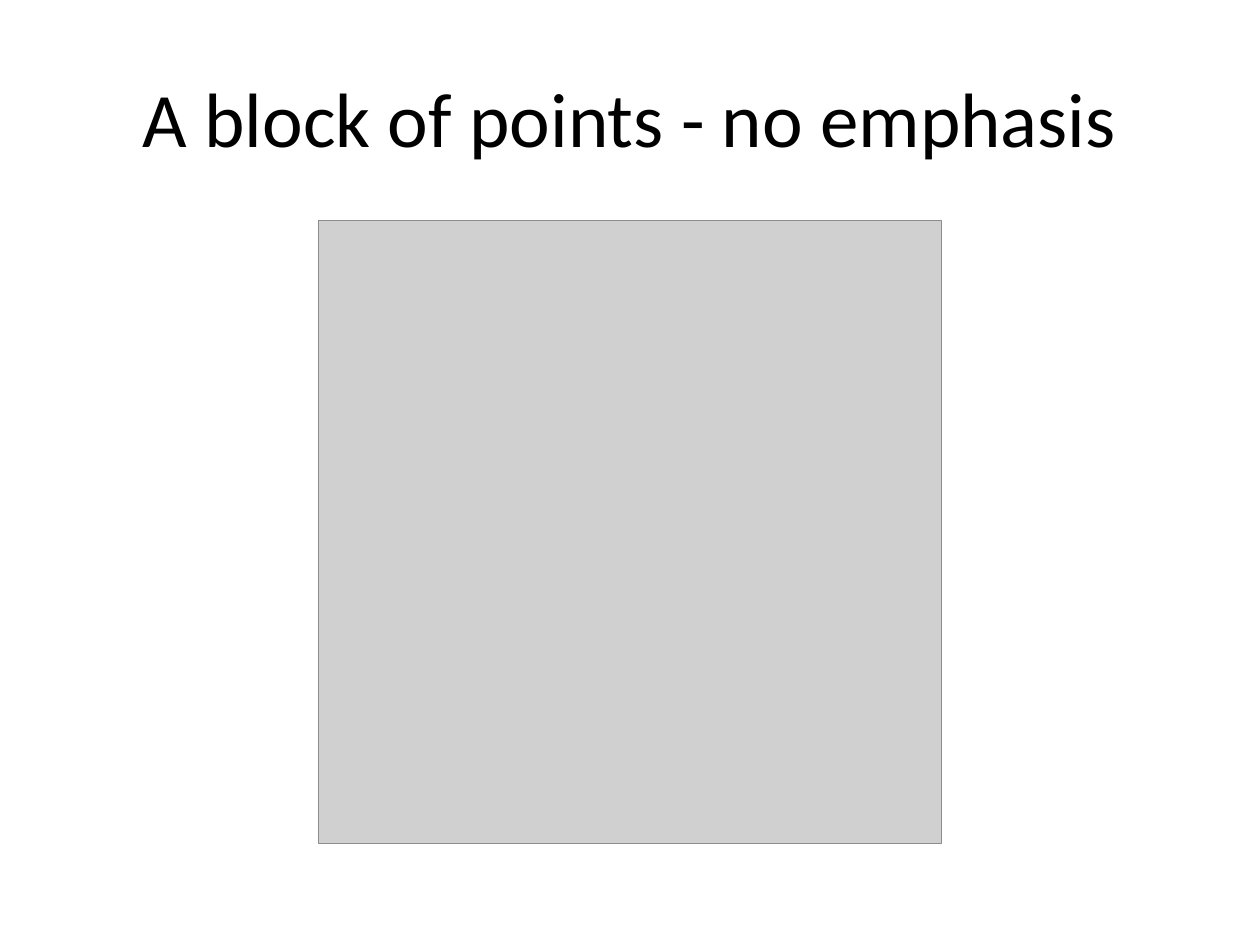
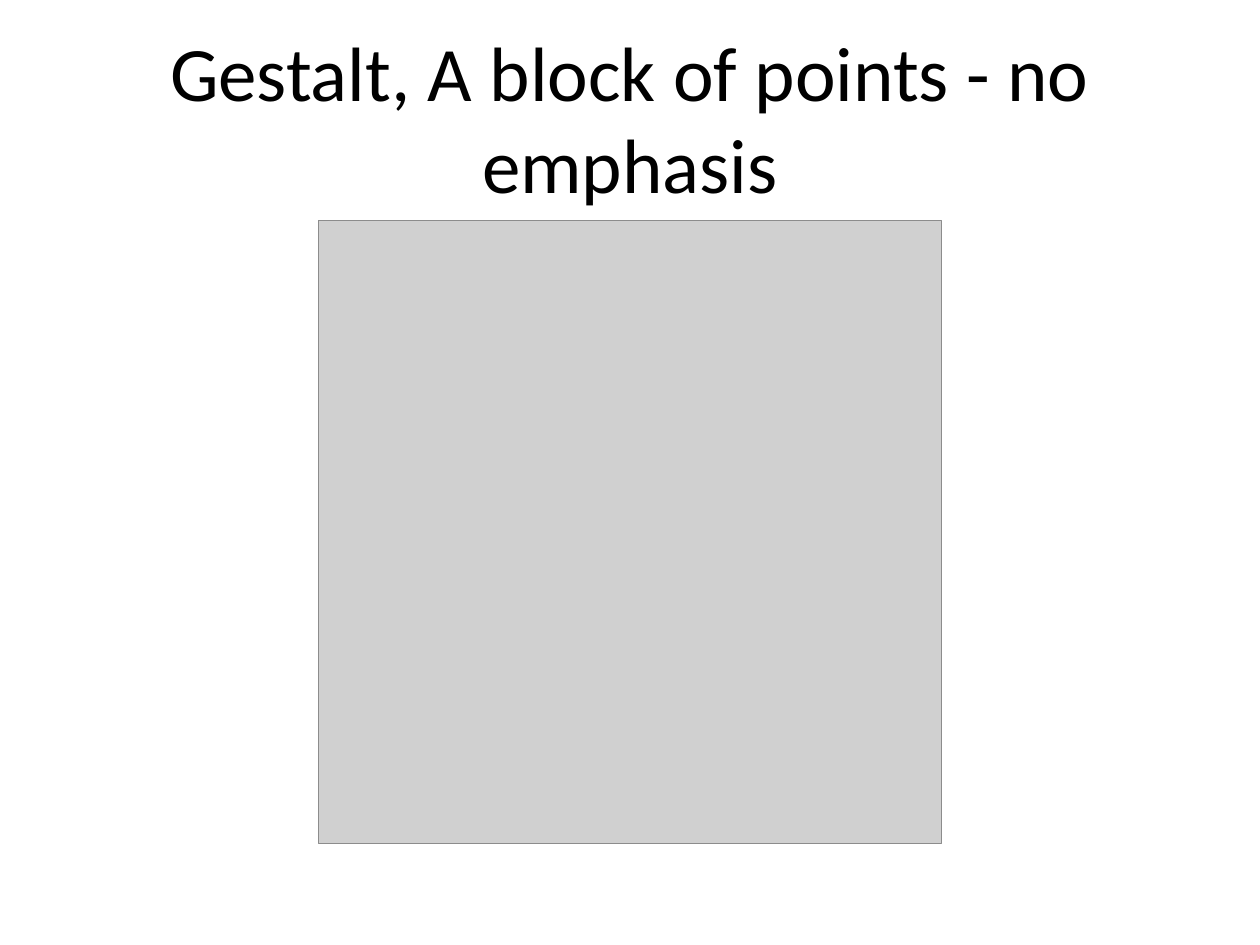
Before and after one commit to pmean/data-visualization, a slide deck: slide 16 of data-viz-03/src/complete-lecture-linegraphs.pptx (slide 14 before the commit). Drawn at 1260x945 pixels with LibreOffice and Linux fonts; fonts in the diff are those of the drawing; grey boxes stand for pictures. Boxes give left, top, right and bottom in pixels: in the first picture for what was removed or moved away, otherwise in the second. Text is boxed around its words. In the diff, an @@ line names an element or a change of style, - is before the commit and + after.

```diff
--- a/data-viz-03/src/complete-lecture-linegraphs.pptx
+++ b/data-viz-03/src/complete-lecture-linegraphs.pptx
@@ title at <box>170,47,1088,206</box>: text changed @@
-A block of points - no emphasis
+Gestalt, A block of points - no emphasis
```
Also in this commit, not shown: 16 other slides changed, 52 slides added, 23 slides removed, 5 other files.
